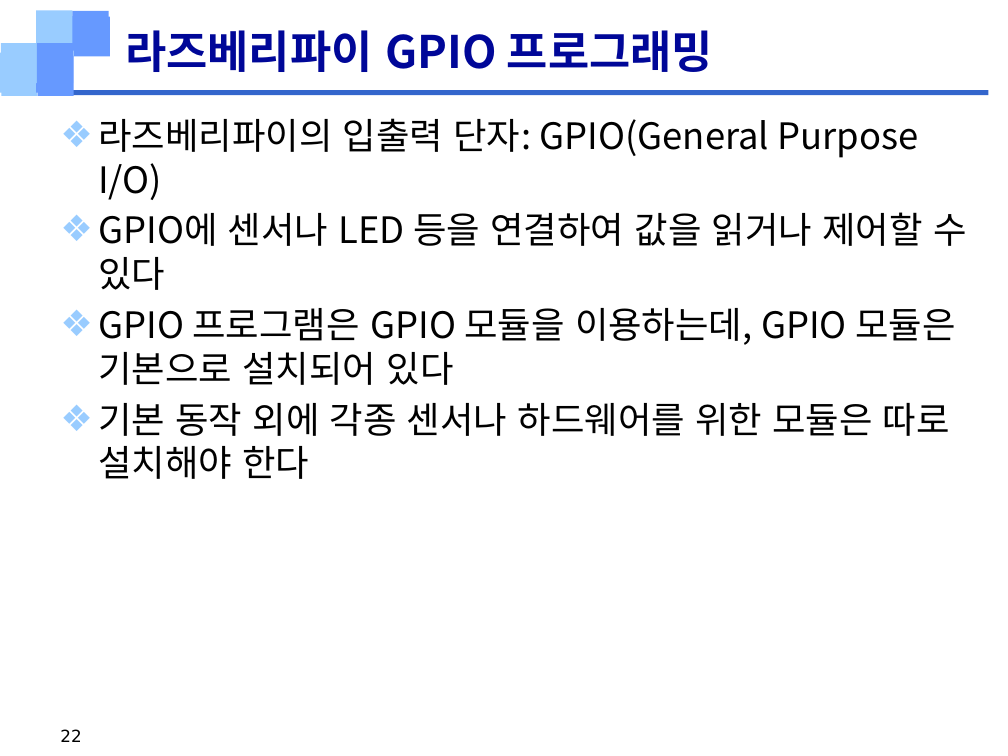
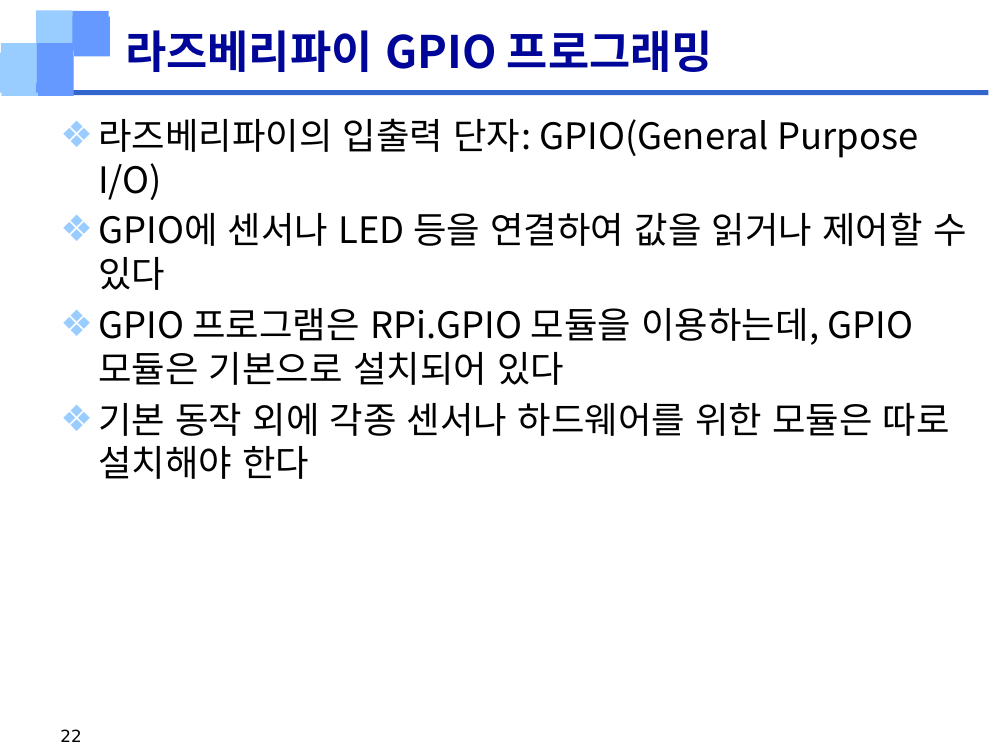
Before and after one commit to yeolkyu/Python-Network-Programming, a slide deck: slide 22 of 강의원고/4. 라즈베리파이_GPIO(특강).pptx. Drawn at 1008x756 pixels with LibreOffice and Linux fonts; fonts in the diff are those of the drawing; background and template pictures are left out. Boxes give left, top, right and bottom in pixels: in the first picture for what was removed or moved away, otherwise in the second. Text is boxed around its words. In the diff, an @@ line names an element or a change of style, - is before the commit and + after.

```diff
--- a/강의원고/4. 라즈베리파이_GPIO(특강).pptx
+++ b/강의원고/4. 라즈베리파이_GPIO(특강).pptx
@@ text at (x1=98, y1=308, x2=914, y2=385): text changed @@
-❖ GPIO 프로그램은 GPIO 모듈을 이용하는데, GPIO 모듈은 기본으로 설치되어 있다
+❖ GPIO 프로그램은 RPi.GPIO 모듈을 이용하는데, GPIO 모듈은 기본으로 설치되어 있다
```
Also in this commit, not shown: 23 other slides changed.
